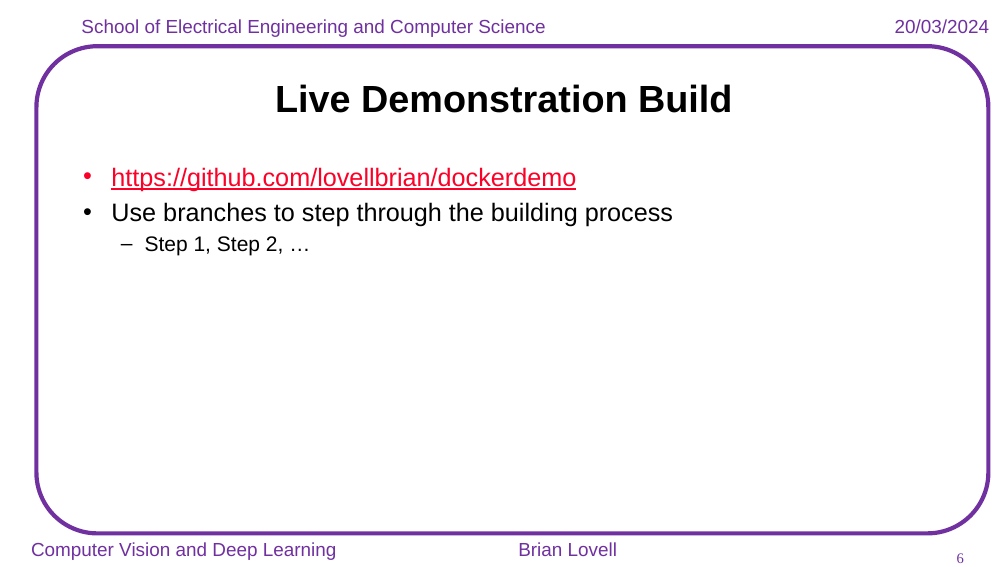
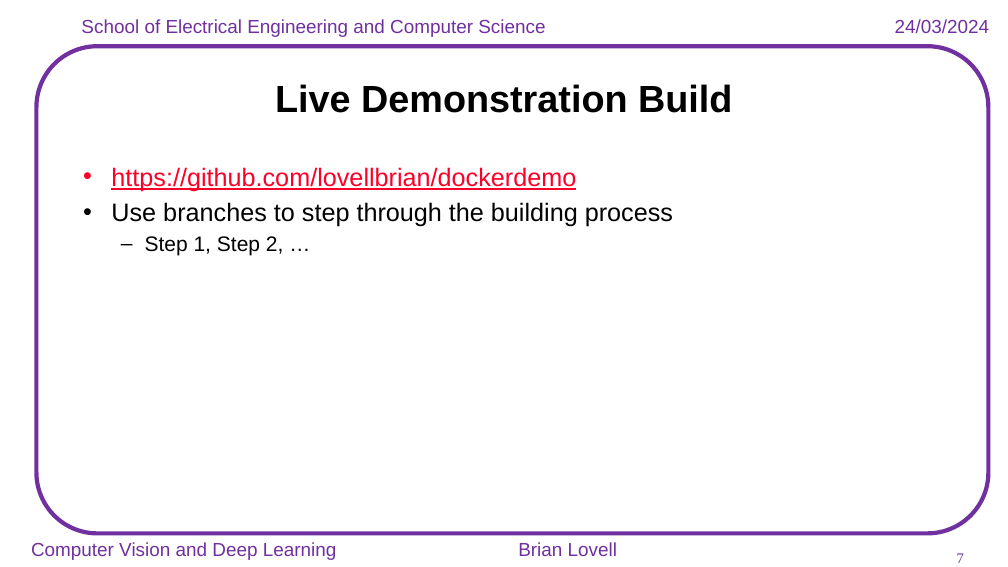
Before and after one commit to lovellbrian/dockerdemo, a slide deck: slide 7 of Containers_from_scratch.pptx (slide 6 before the commit). Drawn at 1008x567 pixels with LibreOffice and Linux fonts; fonts in the diff are those of the drawing; background and template pictures are left out. Boxes give left, top, right and bottom in pixels: in the first picture for what was removed or moved away, otherwise in the second. Text is boxed around its words. In the diff, an @@ line names an element or a change of style, - is before the commit and + after.

```diff
--- a/Containers_from_scratch.pptx
+++ b/Containers_from_scratch.pptx
@@ text at (895,19,990,33): text changed @@
-20/03/2024
+24/03/2024
@@ page number at (957,553,964,563): text changed @@
-6
+7
```
Also in this commit, not shown: 4 other slides changed, 2 slides added, 1 slide removed.
